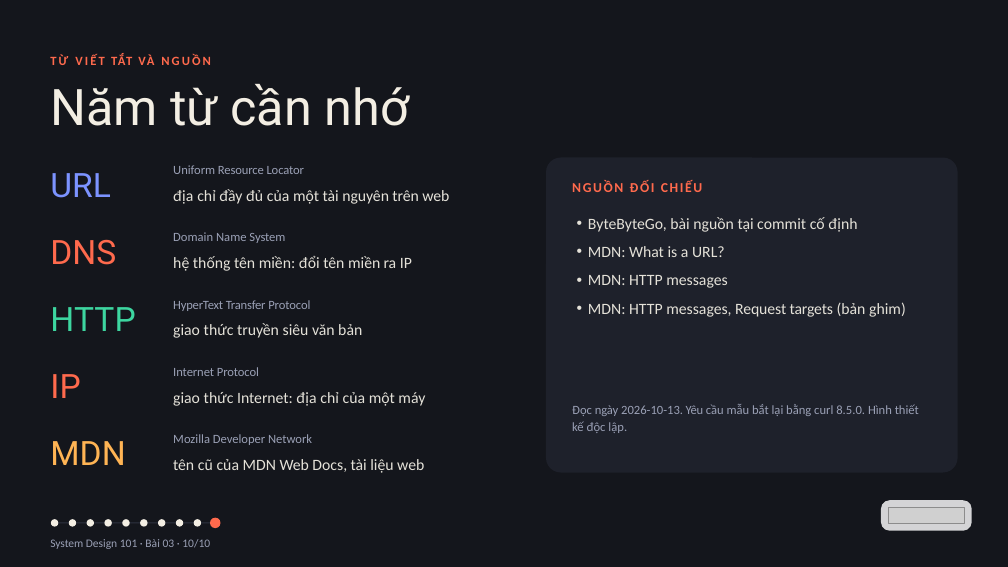
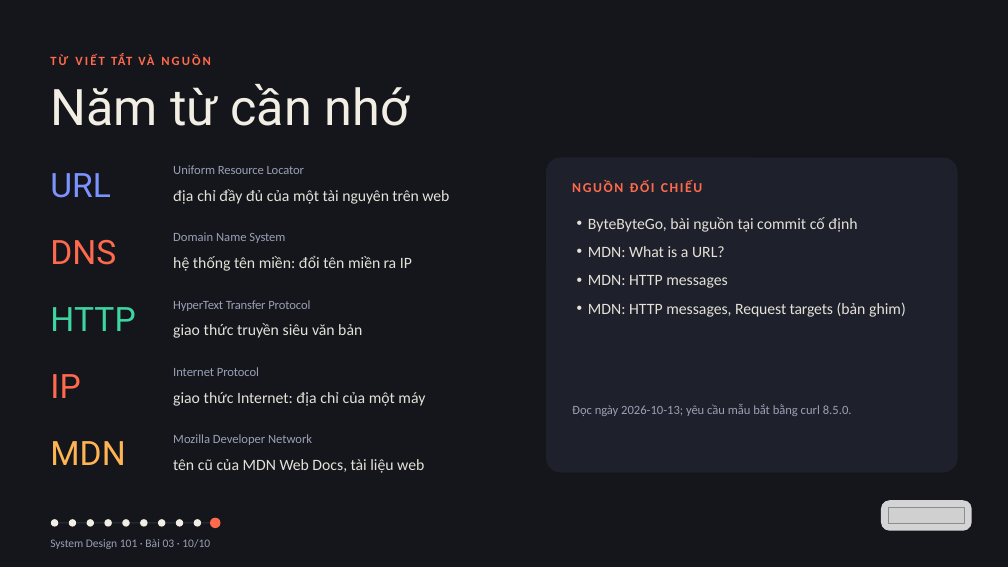
Before and after one commit to vohoailinh90/tool-marketing-studio, a slide deck: slide 10 of system-design-101/vi/lessons/sd-05-003/slides/sd-05-003.pptx. Drawn at 1008x567 pixels with LibreOffice and Linux fonts; fonts in the diff are those of the drawing; grey boxes stand for pictures. Boxes give left, top, right and bottom in pixels: in the first picture for what was removed or moved away, otherwise in the second. Text is boxed around its words. In the diff, an @@ line names an element or a change of style, - is before the commit and + after.

```diff
--- a/system-design-101/vi/lessons/sd-05-003/slides/sd-05-003.pptx
+++ b/system-design-101/vi/lessons/sd-05-003/slides/sd-05-003.pptx
@@ text at (x1=572, y1=404, x2=852, y2=416): text changed @@
-Đọc ngày 2026-10-13. Yêu cầu mẫu bắt lại bằng curl 8.5.0. Hình thiết kế độc lập.
+Đọc ngày 2026-10-13; yêu cầu mẫu bắt bằng curl 8.5.0.
```
Also in this commit, not shown: 5 other slides changed, 4 other files.
